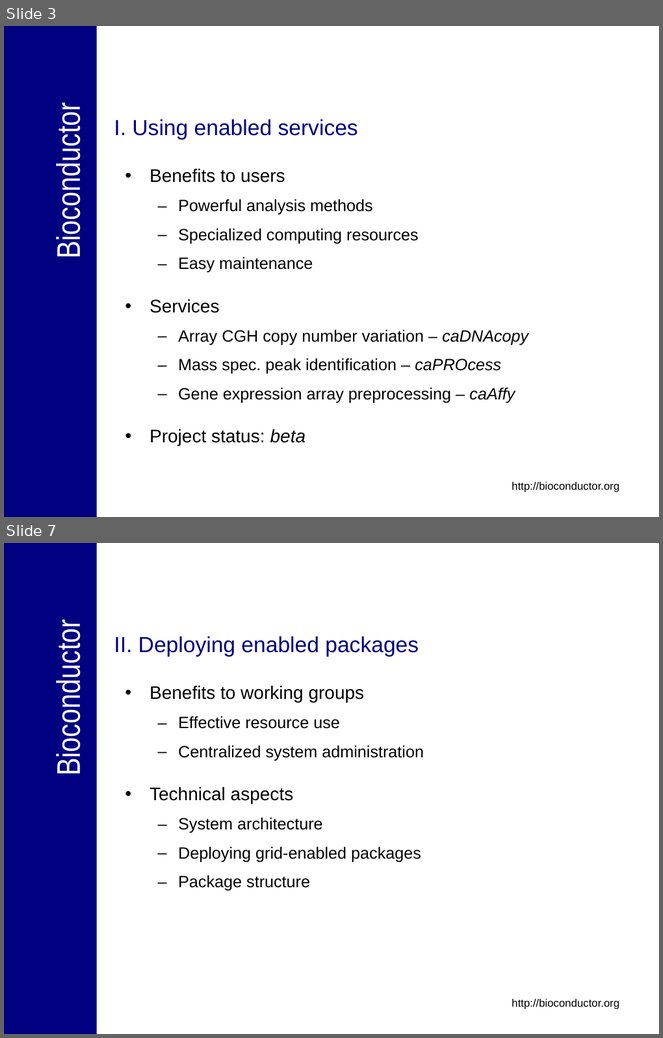
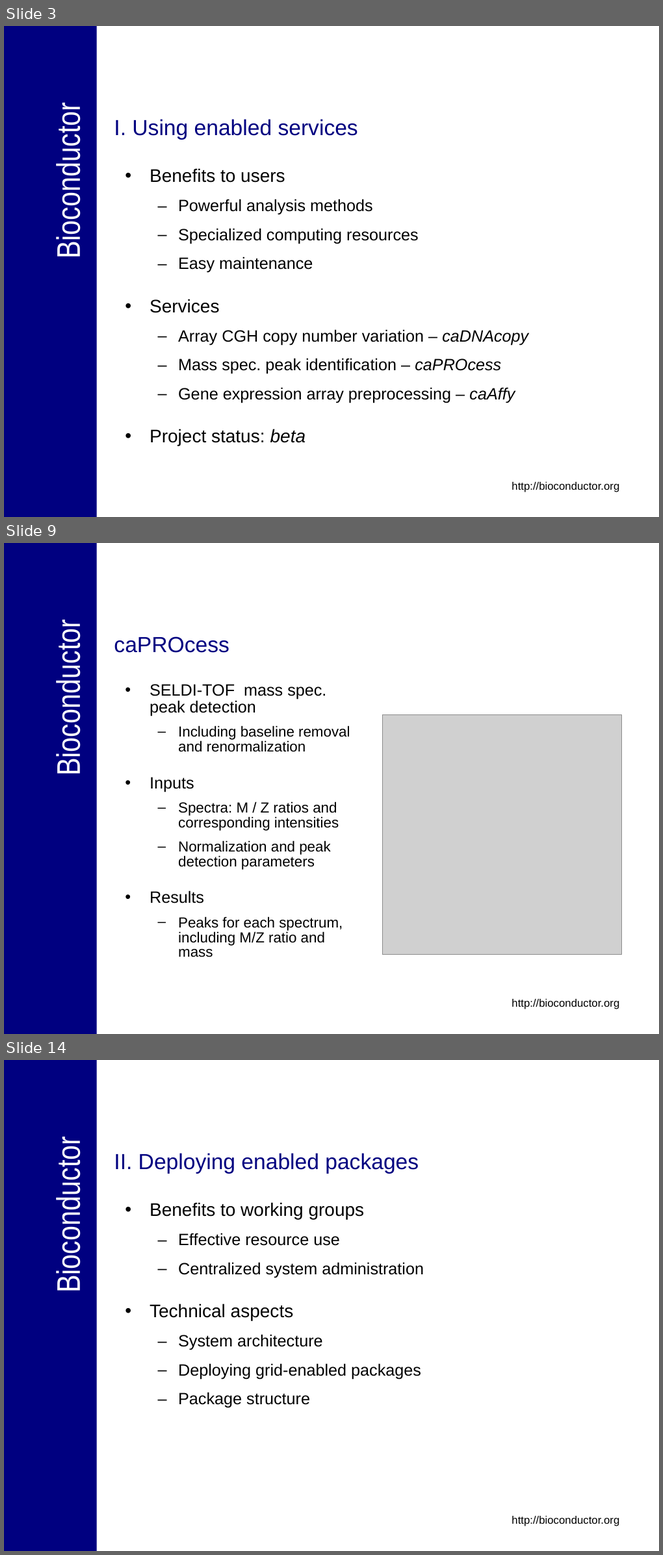
Before and after one commit to NCIP/bioconductor, a slide deck: bioconductor/Presentations/caBIG_Annual_Meeting_2007_Tech_Demo.ppt. Shown one above the other, each under a label of ours: slides 3 and 7 before the commit, slides 3, 9 and 14 after it; the slides between them are not shown. The pictures are 663x1038 and 663x1555 pixels, drawn with LibreOffice and Linux fonts; fonts in the diff are those of the drawing; grey boxes stand for pictures; background and template pictures are left out. Boxes give left, top, right and bottom in pixels: in the first picture for what was removed or moved away, otherwise in the second. Text is boxed around its words. In the diff, an @@ line names an element or a change of style, - is before the commit and + after.

```diff
--- a/bioconductor/Presentations/caBIG_Annual_Meeting_2007_Tech_Demo.ppt
+++ b/bioconductor/Presentations/caBIG_Annual_Meeting_2007_Tech_Demo.ppt
@@ slide 9 added at bbox=[4, 543, 659, 1034], background #FFFFFF; not listed: 3 template elements that a slide beside it also shows @@
@@ title added at bbox=[114, 637, 229, 653], 24 pt, text #000080 @@
+caPROcess
@@ text added at bbox=[150, 684, 350, 958], 16 pt, text #000000 @@
+• SELDI-TOF mass spec. peak detection
+  – Including baseline removal and renormalization
+• Inputs
+  – Spectra: M / Z ratios and corresponding intensities
+  – Normalization and peak detection parameters
+• Results
+  – Peaks for each spectrum, including M/Z ratio and mass
@@ picture added at bbox=[383, 715, 623, 955] @@
@@ what was slide 7 is now slide 14 @@
```
Also in this commit, not shown: 1 slide changed, 9 other slides added, 3 slides removed.
